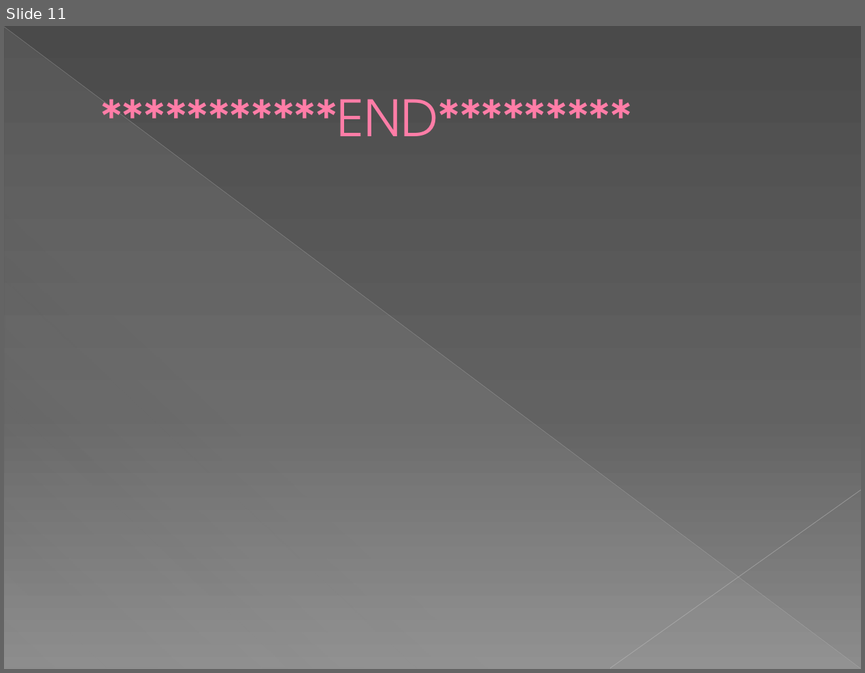
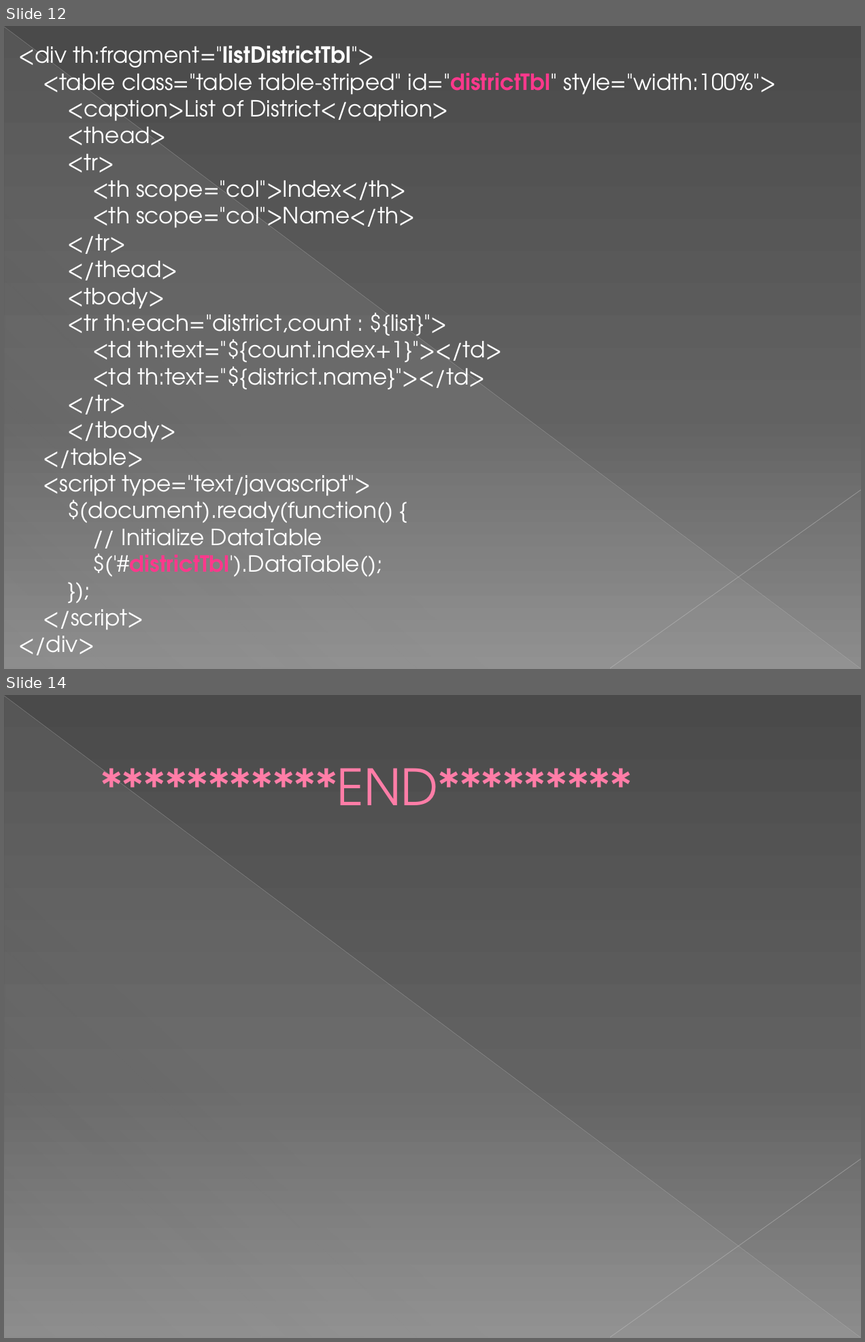
Before and after one commit to theavi/relocation_buddy, a slide deck: rlb.pptx. Shown one above the other, each under a label of ours: slide 11 before the commit, slides 12 and 14 after it; the slides between them are not shown. The pictures are 865x673 and 865x1342 pixels, drawn with LibreOffice and Linux fonts; fonts in the diff are those of the drawing. Boxes give left, top, right and bottom in pixels: in the first picture for what was removed or moved away, otherwise in the second. Text is boxed around its words. In the diff, an @@ line names an element or a change of style, - is before the commit and + after.

Commit message:
RLB-main datatable added for district

```diff
--- a/rlb.pptx
+++ b/rlb.pptx
@@ slide 12 added at (4,26,861,669), background gradient #4A4A4A to #626262 to #8C8C8C; not listed: 3 template elements that a slide beside it also shows @@
@@ text added at (18,46,776,629), 18.8 pt, text #FFFFFF @@
+<div th:fragment="listDistrictTbl">
+<table class="table table-striped" id="districtTbl" style="width:100%">
+<caption>List of District</caption>
+<thead>
+<tr>
+<th scope="col">Index</th>
+<th scope="col">Name</th>
+</tr>
+</thead>
+<tbody>
+<tr th:each="district,count : ${list}">
+<td th:text="${count.index+1}"></td>
+<td th:text="${district.name}"></td>
+</tr>
+</tbody>
+</table>
+<script type="text/javascript">
+$(document).ready(function() {
+// Initialize DataTable
+$('#districtTbl').DataTable();
+});
+</script>
+</div>
@@ what was slide 11 is now slide 14 @@
```
Also in this commit, not shown: 2 other slides added, 3 other files.
